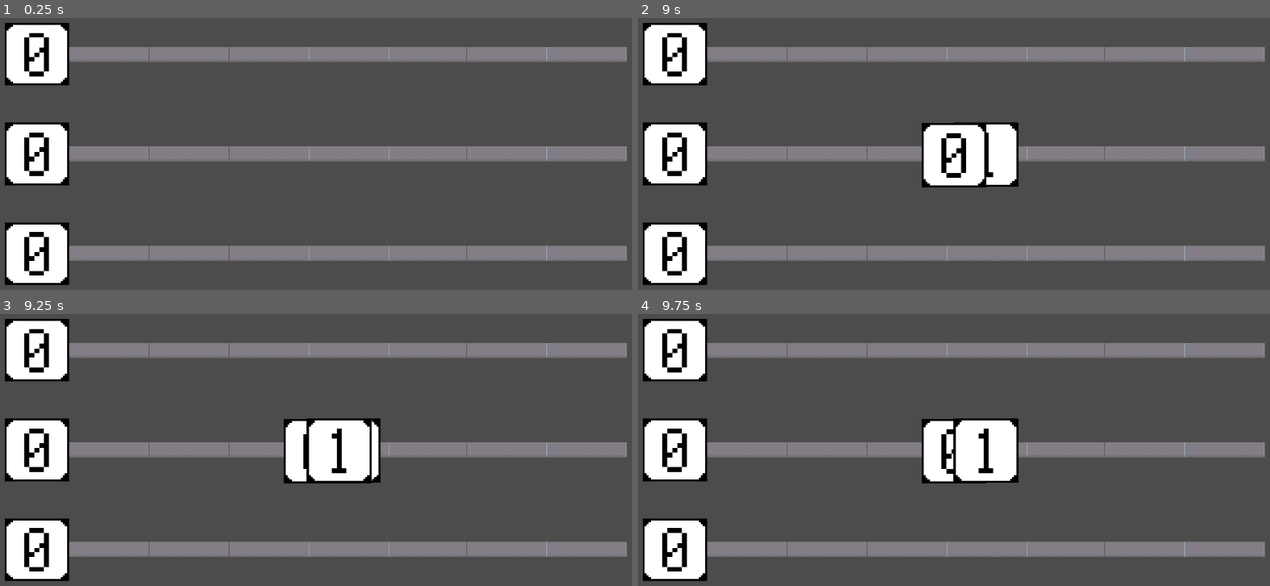
Above: before the commit, frames 1-4 (two rows, left to right).
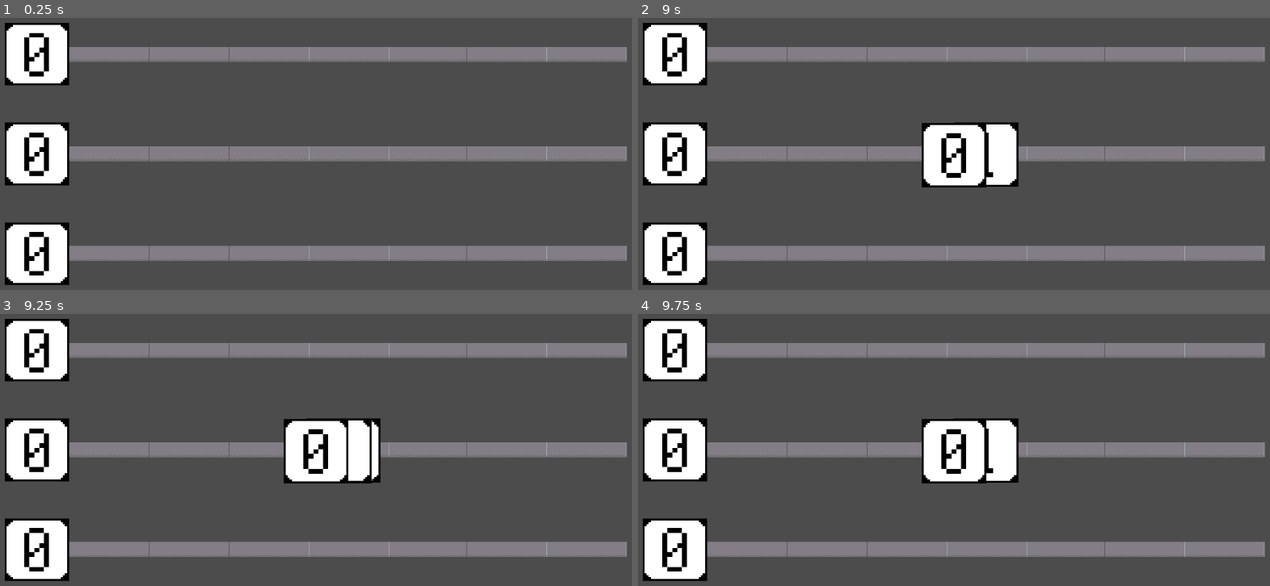
Above: after the commit, the same moments.

Repository: Raelr/Quantum-Attorney
Game: Godot game, scene res://Main.tscn
Same seed, same stepped clock (60 frames per second), same inputs: the game is played once before the commit and once after it.
Inputs (mouse positions are in pixels of both pictures, inside the frame that each line leads up to):
- Up to frame 1 (0.25 s): no input
- Up to frame 2 (9 s): tap Enter at 0.5, 2, 4.25 s; move the mouse to (922, 230) at 0.52 s; press the mouse at (922, 230) at 0.53 s; tap Space (space) at 1.25, 2.1, 2.75, 4.35, 5, 6.6, 8.85 s; move the mouse to (1149, 211) at 1.27 s; release the mouse at (1149, 211) at 1.28 s; click (1149, 211) at 1.35 s; move the mouse to (758, 99) at 2.02 s; press the mouse at (758, 99) at 2.03 s; move the mouse to (985, 154) at 2.77 s; release the mouse at (985, 154) at 2.78 s; click (985, 154) at 2.85 s; move the mouse to (859, 61) at 3.52 s; press the mouse at (859, 61) at 3.53 s; move the mouse to (1099, 137) at 4.27 s; release the mouse at (1099, 137) at 4.28 s; click (1099, 137) at 4.55 s; move the mouse to (827, 173) at 5.02 s; press the mouse at (827, 173) at 5.03 s; move the mouse to (1017, 72) at 5.77 s; release the mouse at (1017, 72) at 5.78 s; click (1017, 72) at 5.85 s; move the mouse to (922, 230) at 6.52 s; press the mouse at (922, 230) at 6.53 s; move the mouse to (1149, 211) at 7.27 s; release the mouse at (1149, 211) at 7.28 s; click (1149, 211) at 7.35 s; move the mouse to (758, 99) at 8.02 s; press the mouse at (758, 99) at 8.03 s; move the mouse to (985, 154) at 8.77 s; release the mouse at (985, 154) at 8.78 s
- Up to frame 3 (9.25 s): click (347, 450) at 9.05 s
- Up to frame 4 (9.75 s): move the mouse to (859, 357) at 9.52 s; press the mouse at (859, 357) at 9.53 s

Frames 1-2 are identical in both runs. In frame 3, 0.7% of the frame differs, in the area x 48-56%, y 38-62%; in frame 4, 0.4%.

Commit message:
abstracted UI capabilities to Logicgate.gd

Diff:
--- a/UTS-QuantumComputingGame/Bit.gd
+++ b/UTS-QuantumComputingGame/Bit.gd
@@ -6,17 +6,18 @@
 var speed = 500
 var destination
 var should_snap
+onready var logic_gate = LogicGate.new()
 
 func _ready():
 	bit = 0
 	label = $Label
-	update_text(bit)
+	logic_gate.update_text(bit, label)
 	is_movable = false
 
 func initialise(status):
 	bit = 0
 	label = $Label
-	update_text(bit)
+	logic_gate.update_text(bit, label)
 	is_movable = status
 
 func on_click():
@@ -24,22 +25,7 @@
 		bit = 1
 	elif bit == 1:
 		bit = 0
-	update_text(bit)
+	logic_gate.update_text(bit, label)
 
-func update_text(value):
-	label.text = str(value)
-
-func get_distance_to_destination():
-	var heading = destination - position
-	return heading.length()
-
-func _physics_process(delta):
-
-	if destination and !should_snap:
-		if get_distance_to_destination() > 0.01:
-			position = position.linear_interpolate(destination, delta * 10)
-		else:
-			position = destination
-			destination = null
-	elif destination and should_snap:
-		position = destination
+func _process(delta):
+	logic_gate.process_movement(delta, should_snap, destination, self)
--- /dev/null
+++ b/UTS-QuantumComputingGame/LogicGate.gd
@@ -0,0 +1,18 @@
+class_name LogicGate
+
+func get_distance_to_destination(destination, pos):
+	var heading = destination - pos
+	return heading.length()
+
+func process_movement(delta, should_snap, destination, node):
+	if destination and !should_snap:
+		if get_distance_to_destination(destination, node.position) > 0.01:
+			node.position = node.position.linear_interpolate(destination, delta * 10)
+		else:
+			node.position = destination
+			destination = null
+	elif destination and should_snap:
+		node.position = destination
+
+func update_text(value, text):
+	text.text = str(value)
--- a/UTS-QuantumComputingGame/UI.gd
+++ b/UTS-QuantumComputingGame/UI.gd
@@ -1,14 +1,11 @@
 extends Node2D
 
-export (int) var speed = 200
-var velocity := Vector2()
 var target
 var target_pos
 var space_state;
 var is_held : bool
 var mouse_pos
 var offset : Vector2
-
 onready var wireboard = get_node("/root/Node2D/WireBoard")
 
 func check_input():
@@ -24,7 +21,7 @@
 		if target and target.is_movable:
 			var slot = wireboard.check_wires(target.position)
 			if slot:
-				target_pos = slot
+				target_pos = slot.slot_info.global_position
 				target.destination = target_pos
 				target.should_snap = false
 		is_held = false
@@ -57,5 +54,5 @@
 	var direction = (heading / distance)
 	return position + direction * distance
 
-func _physics_process(delta):
+func _process(delta):
 	check_input()
--- a/UTS-QuantumComputingGame/Wire.gd
+++ b/UTS-QuantumComputingGame/Wire.gd
@@ -11,6 +11,10 @@
 var bottom_right
 var top_left
 var bottom_left
+
+class SlotInfo:
+	var slot_info
+	var idx
 
 func _ready():
 	wire_positions = get_children()
@@ -39,28 +43,24 @@
 	new.initialise(false)
 
 func check_in_bounds(coords):
-
 	var min_x = top_left.x
-	#print("min_x ", str(min_x))
 	var max_x = top_right.x
-	#print("max_x ", str(max_x))
 	var min_y = bottom_right.y
-	#print("min_y ", str(min_y))
 	var max_y = top_right.y
-	#print("max_y ", str(max_y))
-
 	var x = coords.x < max_x and coords.x > min_x
 	var y = coords.y < max_y and coords.y > min_y
-
 	return x and y
 
 func get_closest_slot(coords):
 	var closest
-	var min_dist = 1000000
-
+	var min_dist = 10000000
+	var idx = 0
 	for pos in wire_positions:
 		var dist = (coords - pos.global_position).length()
 		if  dist < min_dist:
-			closest = pos
+			closest = SlotInfo.new()
+			closest.slot_info = pos
+			closest.idx = idx
 			min_dist = dist
-	return closest.global_position
+		idx += 1
+	return closest
--- a/UTS-QuantumComputingGame/WireBoard.gd
+++ b/UTS-QuantumComputingGame/WireBoard.gd
@@ -13,4 +13,5 @@
 			target_wire = wire
 			break
 	if target_wire:
-		return target_wire.get_closest_slot(coords)
+		var info  = target_wire.get_closest_slot(coords)
+		return info
--- a/UTS-QuantumComputingGame/project.godot
+++ b/UTS-QuantumComputingGame/project.godot
@@ -8,9 +8,14 @@
 
 config_version=4
 
-_global_script_classes=[  ]
+_global_script_classes=[ {
+"base": "Reference",
+"class": "LogicGate",
+"language": "GDScript",
+"path": "res://LogicGate.gd"
+} ]
 _global_script_class_icons={
-
+"LogicGate": ""
 }
 
 [application]
@@ -21,10 +26,6 @@
 [autoload]
 
 UIController="*res://UI.gd"
-
-[debug]
-
-settings/stdout/print_fps=true
 
 [input]
 
